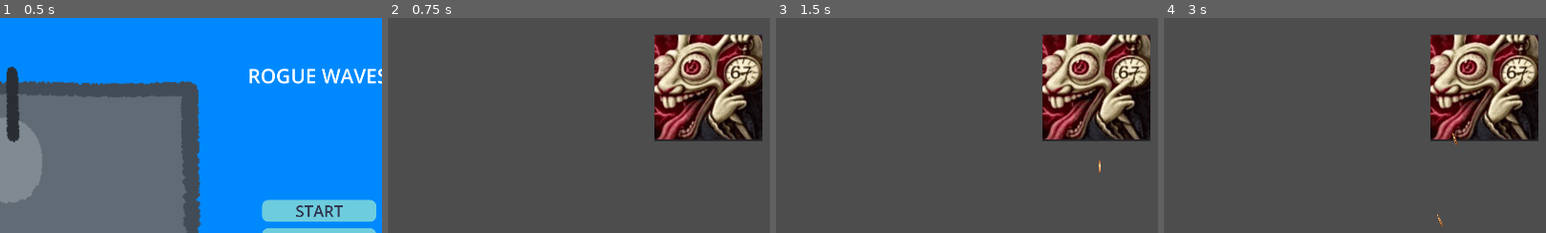
Above: before the commit, frames 1-4 (left to right).
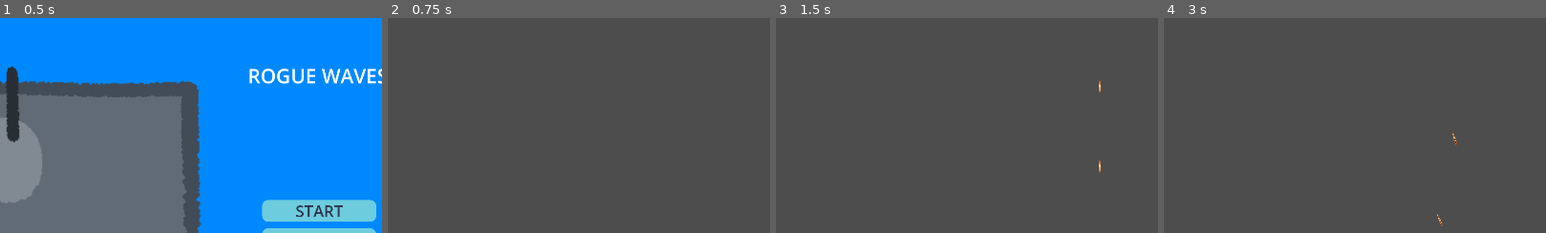
Above: after the commit, the same moments.

Repository: KopyB/TugasGIMPARTY13
Game: Godot game, scene res://scenes/main_menu.tscn
The game is run twice, just before and just after one commit, with the same random seed, the same clock (stepped at 60 frames per second) and the same inputs. The engine's default icon, where the game draws it, is replaced by a stand-in: a white triangle on a blue panel in a dark square.
Inputs:
- Up to frame 1 (0.5 s): no input
- Up to frame 2 (0.75 s): click "START" at 0.5 s
- Up to frame 3 (1.5 s): tap Enter at 1.25 s; hold Right (ui_right) from 1.28 s (still down)
- Up to frame 4 (3 s): release Right (ui_right) at 2.03 s; hold Left (ui_left) 2.03-2.78 s; hold Right (ui_right) from 2.78 s (still down)
The pictures show only the part of the screen within x 8-58%, y 0-50%; the shares and areas given below are measured in that part.

Frame 1 is identical in both runs. In frame 2, 14% of the frame differs, in the area x 69-98%, y 7-58%; in frame 3, 14%; in frame 4, 14%.

Commit message:
a
a

Diff:
--- a/scenes/LaserBeam.tscn
+++ b/scenes/LaserBeam.tscn
@@ -6,6 +6,7 @@
 size = Vector2(254, 2749)
 
 [node name="LaserBeam" type="Area2D"]
+collision_mask = 5
 script = ExtResource("1_tuomb")
 
 [node name="CollisionShape2D" type="CollisionShape2D" parent="."]
--- /dev/null
+++ b/scenes/barrelbomb.gd
@@ -0,0 +1,23 @@
+extends Area2D
+
+var fall_speed = 250
+var damage = 1
+
+func _process(delta):
+	position.y += fall_speed * delta
+
+func _on_body_entered(body):
+	if body.has_method("take_damage_player"):
+		body.take_damage_player()
+		meledak()
+
+# Logika Kena Tembak
+func take_damage(amount):
+	meledak()
+
+func meledak():
+	# Spawn efek ledakan disini nanti
+	queue_free()
+
+func _on_visible_on_screen_notifier_2d_screen_exited():
+	queue_free()
--- a/scenes/barrelbomb.tscn
+++ b/scenes/barrelbomb.tscn
@@ -1,17 +1,25 @@
-[gd_scene load_steps=3 format=3 uid="uid://b8sj2vdjmb2u8"]
+[gd_scene load_steps=4 format=3 uid="uid://nn4uivwhk0m2"]
 
-[ext_resource type="Script" path="res://scenes/barrelbomb.gd" id="1_6k5uj"]
+[ext_resource type="Script" uid="uid://cfq0qotj34ne7" path="res://scenes/barrelbomb.gd" id="1_6k5uj"]
+[ext_resource type="Texture2D" uid="uid://v8i5qbf0dc1q" path="res://assets/art/illustration-of-barrel-bomb-vector.jpg" id="1_elpax"]
 
 [sub_resource type="RectangleShape2D" id="RectangleShape2D_6k5uj"]
-size = Vector2(90.75, 94)
+size = Vector2(93.375, 94)
 
 [node name="Barrel" type="Area2D"]
+collision_layer = 4
+collision_mask = 2
 script = ExtResource("1_6k5uj")
 
 [node name="Sprite2D" type="Sprite2D" parent="."]
 position = Vector2(1.1920929e-07, 0)
 scale = Vector2(0.10153062, 0.103622064)
+texture = ExtResource("1_elpax")
 
 [node name="CollisionShape2D" type="CollisionShape2D" parent="."]
-position = Vector2(0.375, 0)
+position = Vector2(0.3125, -1)
 shape = SubResource("RectangleShape2D_6k5uj")
+
+[node name="VisibleOnScreenNotifier2D" type="VisibleOnScreenNotifier2D" parent="."]
+
+[connection signal="screen_exited" from="VisibleOnScreenNotifier2D" to="." method="_on_visible_on_screen_notifier_2d_screen_exited"]
--- a/scenes/bulletenemy.tscn
+++ b/scenes/bulletenemy.tscn
@@ -1,22 +1,29 @@
-[gd_scene load_steps=4 format=3 uid="uid://c3aj4kgidet1u"]
+[gd_scene load_steps=4 format=3 uid="uid://cuv2yb1ysaljl"]
 
-[ext_resource type="Script" path="res://scenes/enemybullet.gd" id="1_dw73b"]
+[ext_resource type="Script" uid="uid://b8cellechwxw0" path="res://scenes/enemybullet.gd" id="1_dw73b"]
 [ext_resource type="Texture2D" uid="uid://drxqwc74gefam" path="res://assets/art/bullet-png.png" id="1_p872y"]
 
 [sub_resource type="RectangleShape2D" id="RectangleShape2D_dw73b"]
-size = Vector2(67, 293)
+size = Vector2(33.75, 174.5)
 
 [node name="EMBullet" type="Area2D"]
+collision_layer = 4
+collision_mask = 2
 script = ExtResource("1_dw73b")
 
 [node name="Sprite2D" type="Sprite2D" parent="."]
+position = Vector2(-1.0000001, -1.9073486e-06)
 rotation = -1.5591586
+scale = Vector2(0.59199166, 0.5025567)
 texture = ExtResource("1_p872y")
 
 [node name="CollisionShape2D" type="CollisionShape2D" parent="."]
-position = Vector2(-1.5, 0)
+position = Vector2(-1.875, -1)
 shape = SubResource("RectangleShape2D_dw73b")
 
 [node name="VisibleOnScreenNotifier2D" type="VisibleOnScreenNotifier2D" parent="."]
 position = Vector2(-49, -48)
 rect = Rect2(-10, -10, 128, 128)
+
+[connection signal="body_entered" from="." to="." method="_on_body_entered"]
+[connection signal="screen_exited" from="VisibleOnScreenNotifier2D" to="." method="_on_visible_on_screen_notifier_2d_screen_exited"]
--- a/scenes/bulletplayer.tscn
+++ b/scenes/bulletplayer.tscn
@@ -7,6 +7,7 @@
 size = Vector2(6.5, 35.25)
 
 [node name="PLBullet" type="Area2D"]
+collision_mask = 5
 script = ExtResource("1_7xqyn")
 
 [node name="Sprite2D" type="Sprite2D" parent="."]
@@ -21,5 +22,6 @@
 
 [node name="VisibleOnScreenNotifier2D" type="VisibleOnScreenNotifier2D" parent="."]
 
+[connection signal="area_entered" from="." to="." method="_on_area_entered"]
 [connection signal="body_entered" from="." to="." method="_on_body_entered"]
 [connection signal="screen_exited" from="VisibleOnScreenNotifier2D" to="." method="_on_visible_on_screen_notifier_2d_screen_exited"]
--- a/scenes/dummy.tscn
+++ b/scenes/dummy.tscn
@@ -6,7 +6,8 @@
 [sub_resource type="RectangleShape2D" id="RectangleShape2D_xmspm"]
 size = Vector2(269, 266)
 
-[node name="Dummy" type="StaticBody2D" groups=["enemies"]]
+[node name="Dummy" type="Area2D" groups=["enemies"]]
+collision_mask = 2
 script = ExtResource("1_k5f3b")
 
 [node name="CollisionShape2D" type="CollisionShape2D" parent="."]
@@ -16,3 +17,5 @@
 [node name="Sprite2D" type="Sprite2D" parent="."]
 scale = Vector2(0.5705869, 0.5671543)
 texture = ExtResource("1_gtj52")
+
+[connection signal="body_entered" from="." to="." method="_on_body_entered"]
--- /dev/null
+++ b/scenes/enemybullet.gd
@@ -0,0 +1,22 @@
+extends Area2D
+
+var speed = 800
+var direction = Vector2.ZERO # Variabel untuk menyimpan arah
+
+func _process(delta):
+	# Bergerak sesuai arah yang sudah ditentukan (direction)
+	position += direction * speed * delta
+
+func _on_body_entered(body):
+	print("Peluru Musuh nabrak: ", body.name)
+	# Cek collision (kita perbaiki logika deteksinya di poin 2 nanti)
+	if body.has_method("take_damage_player"):
+
+		body.take_damage_player()
+		queue_free()
+	else: # Backup check
+		#queue_free()
+		pass
+
+func _on_visible_on_screen_notifier_2d_screen_exited():
+	queue_free()
--- a/scenes/fulltoggle.gd
+++ /dev/null
@@ -1,7 +0,0 @@
-extends CheckButton
-
-func _on_toggled(toggled_on: bool) -> void:
-	if toggled_on == true:
-		DisplayServer.window_set_mode(DisplayServer.WINDOW_MODE_FULLSCREEN)
-	else:
-		DisplayServer.window_set_mode(DisplayServer.WINDOW_MODE_WINDOWED)
--- a/scenes/main.tscn
+++ b/scenes/main.tscn
@@ -49,5 +49,11 @@
 centered = false
 
 [node name="EnemySpawner" type="Marker2D" parent="."]
-position = Vector2(964, 175)
 script = ExtResource("4_jyhfs")
+
+[node name="SpawnTimer" type="Timer" parent="EnemySpawner"]
+wait_time = 3.0
+one_shot = true
+autostart = true
+
+[connection signal="timeout" from="EnemySpawner/SpawnTimer" to="EnemySpawner" method="_on_spawn_timer_timeout"]
--- a/scenes/music_control.gd
+++ /dev/null
@@ -1,11 +0,0 @@
-extends HSlider
-
-@export var audio_bus_name: String
-var audio_bus_id
-
-func _ready() -> void:
-	audio_bus_id = AudioServer.get_bus_index("Music")
-
-func _on_value_changed(value: float) -> void:
-	var db = linear_to_db(value)
-	AudioServer.set_bus_volume_db(audio_bus_id, db)
--- a/scenes/power_up.tscn
+++ b/scenes/power_up.tscn
@@ -8,6 +8,7 @@
 
 [node name="PowerUp" type="Area2D"]
 z_index = 10
+collision_layer = 128
 collision_mask = 2
 script = ExtResource("1_ig136")
 
--- a/scripts/LaserBeam.gd
+++ b/scripts/LaserBeam.gd
@@ -21,3 +21,8 @@
 	for body in bodies:
 		if body.has_method("take_damage"):
 			body.take_damage(damage_per_tick)
+
+	var areas = get_overlapping_areas()
+	for area in areas:
+		if area.has_method("take_damage"):
+			area.take_damage(damage_per_tick)
--- a/scripts/bulletplayer.gd
+++ b/scripts/bulletplayer.gd
@@ -13,7 +13,18 @@
 func _on_visible_on_screen_notifier_2d_screen_exited() -> void:
 	queue_free()
 
-func _on_body_entered(body: Node2D) -> void: # cek bullet hit
-	if body.has_method("take_damage"):
-		body.take_damage(1)
-	queue_free() # delete bullet if hit
+func _on_body_entered(body) -> void: # cek bullet hit
+	hit_something(body)
+
+
+func _on_area_entered(area: Area2D) -> void:
+	hit_something(area)
+
+func hit_something(target):
+	# Cek apakah target punya nyawa/bisa mati
+	if target.has_method("take_damage"):
+		target.take_damage(1)
+		queue_free() # Hapus peluru
+
+	elif target.name == "BorderLeft" or "BorderRight":
+		queue_free()
--- a/scripts/character_body_2d.gd
+++ b/scripts/character_body_2d.gd
@@ -6,6 +6,7 @@
 var rotation_direction = 0
 var normal_speed = 300.0
 var current_speed = normal_speed
+var is_dead = false
 
 # VARIABEL STATUS POWER-UP
 var has_shield = false
@@ -122,11 +123,13 @@
 		return
 
 	# Jika tidak ada shield & tidak ada second wind -> MATI
-	game_over()
-
-func game_over():
-	print("Game Over")
-	get_tree().reload_current_scene()
+	die()
+
+func die():
+	is_dead = true
+	print("Player Mati - Memulai Sequence Game Over")
+	#get_tree().reload_current_scene()
+	get_tree().paused = true
 
 func trigger_shockwave():
 	# Efek visual (opsional, misal flash layar)
@@ -139,6 +142,7 @@
 	get_tree().call_group("enemies", "take_damage", 9999)
 
 func _ready():
+	add_to_group("player")
 	target_position = global_position # Store initial position as center
 	Input.set_mouse_mode(Input.MOUSE_MODE_HIDDEN)
 
--- a/scripts/dummy.gd
+++ b/scripts/dummy.gd
@@ -1,23 +1,105 @@
-extends StaticBody2D
+extends Area2D
 
 #Beri signal saat musuh mati (BOSS EXCLUSIVE)
 signal enemy_died
 
-# Atur HP musuh, bisa diubah di Inspector
-@export var health: int = 67
+# TIPE MUSUH
+enum Type {GUNBOAT, BOMBER}
+@export var enemy_type = Type.GUNBOAT
+
+# STATISTIK
+var speed = 100
+var health = 3
+var shoot_timer = 0.0
+var shoot_interval = 2.0 # Default Gunboat (2 detik)
+
+# LOAD ASSET
 var powerup_scene = preload("res://scenes/power_up.tscn")
+var bullet_scene = preload("res://scenes/bulletenemy.tscn")
+var barrel_scene = preload("res://scenes/barrelbomb.tscn")
 
-# Fungsi ini bekerja saat bullet kena dummy
-func take_damage(amount: int):
+var player = null # Referensi
+
+func _ready():
+	player = get_tree().get_first_node_in_group("player")
+
+	# Setup awal berdasarkan tipe
+	if enemy_type == Type.GUNBOAT:
+		# $Sprite2D.texture = gunboat_texture
+		shoot_interval = 2.0 # Tembak tiap 2 detik
+		rotation_degrees = 180 # Hadap bawah (visual)
+
+	elif enemy_type == Type.BOMBER:
+		# $Sprite2D.texture = bomber_texture
+		shoot_interval = 5.0 # Drop tiap 5 detik
+		speed = 150 # Kecepatan gerak ke samping
+		rotation_degrees = 90 # Putar agar menghadap ke KANAN
+
+func _process(delta):
+	if enemy_type == Type.GUNBOAT:
+
+		position.y += speed * delta
+
+	elif enemy_type == Type.BOMBER:
+		position.x += speed * delta
+
+	shoot_timer += delta
+	if shoot_timer >= shoot_interval:
+		shoot_timer = 0
+		perform_attack()
+
+	if position.y > 800 or position.x > 1300:
+		queue_free()
+
+# --- FUNGSI SERANGAN ---
+func perform_attack():
+	if enemy_type == Type.GUNBOAT:
+		fire_gunboat()
+	elif enemy_type == Type.BOMBER:
+		drop_barrel()
+
+func fire_gunboat():
+	# Pastikan player masih hidup/ada
+	if is_instance_valid(player):
+		var bullet = bullet_scene.instantiate()
+		bullet.global_position = global_position
+
+		# 1. Hitung arah
+		var dir = (player.global_position - global_position).normalized()
+		bullet.direction = dir
+
+
+		# 2. VISUAL: Suruh peluru "menatap" posisi player
+		bullet.look_at(player.global_position)
+		bullet.rotation_degrees += 90
+
+		get_tree().current_scene.add_child(bullet)
+
+func drop_barrel():
+	var barrel = barrel_scene.instantiate()
+	barrel.global_position = global_position
+	get_tree().current_scene.add_child(barrel)
+
+	# Opsional: Ubah sprite musuh jadi "kosong" sebentar (Visual Direction)
+	# $Sprite2D.texture = load("res://assets/bomber_empty.png")
+
+# --- LOGIKA TABRAKAN (KAMIKAZE) ---
+func _on_body_entered(body):
+	if body.has_method("take_damage_player"):
+		print("KENA PLAYER! PLAYER HARUSNYA MATI.")
+		body.take_damage_player()
+		die()
+
+# --- LOGIKA TERIMA DAMAGE & MATI ---
+func take_damage(amount):
 	health -= amount
-	print("HIT!!")
-	print("Dummy HP= ", health," /67")
+	if health <= 0:
+		die()
 
-	if health <= 0:
-		enemy_died.emit()
-		spawn_powerup_chance()
-		queue_free()
-		print("Dummy died")
+func die():
+	spawn_powerup_chance()
+	enemy_died.emit()
+	queue_free()
 
 func spawn_powerup_chance():
 	if randf() <= 0.9:
--- a/scripts/enemy_spawner.gd
+++ b/scripts/enemy_spawner.gd
@@ -1,19 +1,54 @@
 extends Marker2D
 
 var enemy_scene = preload("res://scenes/dummy.tscn")
+@onready var spawn_timer = $SpawnTimer # Referensi ke Node Timer
 
 func _ready():
-	spawn_enemy()
+	# Pastikan Timer dimulai
+	randomize() # Agar acakan selalu beda tiap game
 
-func spawn_enemy():
+	# Jika belum autostart, start manual:
+	if spawn_timer.is_stopped():
+		spawn_timer.start()
+
+func _on_spawn_timer_timeout() -> void:
+	spawn_random_enemy()
+
+	var random_interval = randf_range(2.0, 4.0)
+	spawn_timer.start(random_interval)
+
+func spawn_random_enemy():
 	var new_enemy = enemy_scene.instantiate()
+	var viewport_rect = get_viewport_rect().size
 
-	new_enemy.position = Vector2.ZERO
-	new_enemy.enemy_died.connect(_on_enemy_died)
-	add_child(new_enemy)
+	var type_rng = randi() % 2
 
+	# --- SOLUSI 1 & 2: POSISI SPAWN ---
+	# Kita gunakan 'global_position' agar posisinya fix di layar
+	# tidak peduli dimana Anda menaruh node EnemySpawner.
 
-func _on_enemy_died():
-	print("Musuh mati. Respawn dalam 2 detik...")
-	await get_tree().create_timer(2.0).timeout
-	spawn_enemy()
+	if type_rng == 0:
+		# GUNBOAT (Atas ke Bawah)
+		new_enemy.enemy_type = 0
+
+		# X: Acak dari kiri (50) sampai kanan ujung (lebar layar - 50)
+		var spawn_x = randf_range(50, viewport_rect.x - 50)
+
+		# Y: Di atas layar (-60)
+		new_enemy.global_position = Vector2(spawn_x, -60)
+
+	else:
+		# BOMBER (Kiri ke Kanan)
+		new_enemy.enemy_type = 1
+
+		# X: Di kiri layar (-60)
+		var spawn_x = -60
+
+		# Y: Acak dari atas (50) sampai setengah layar
+		var spawn_y = randf_range(50, viewport_rect.y / 2)
+
+		new_enemy.global_position = Vector2(spawn_x, spawn_y)
+
+	# PENTING: Tambahkan musuh ke Scene Utama, bukan sebagai anak Spawner
+	# Ini mencegah musuh ikut posisi Spawner yang mungkin salah.
+	get_tree().current_scene.add_child(new_enemy)
Binary file added: assets/art/illustration-of-barrel-bomb-vector.jpg
Not shown, added: assets/art/illustration-of-barrel-bomb-vector.jpg.import
Not shown, added: scenes/barrelbomb.gd.uid
Not shown, added: scenes/enemybullet.gd.uid
Not shown, removed: scenes/fulltoggle.gd.uid
Not shown, removed: scenes/music_control.gd.uid
